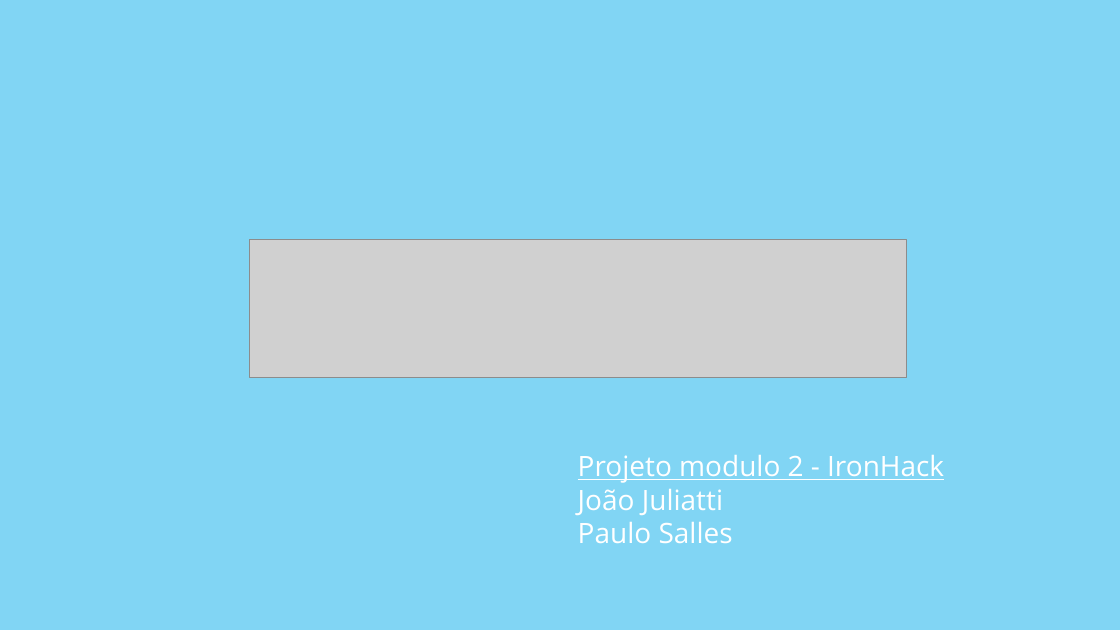
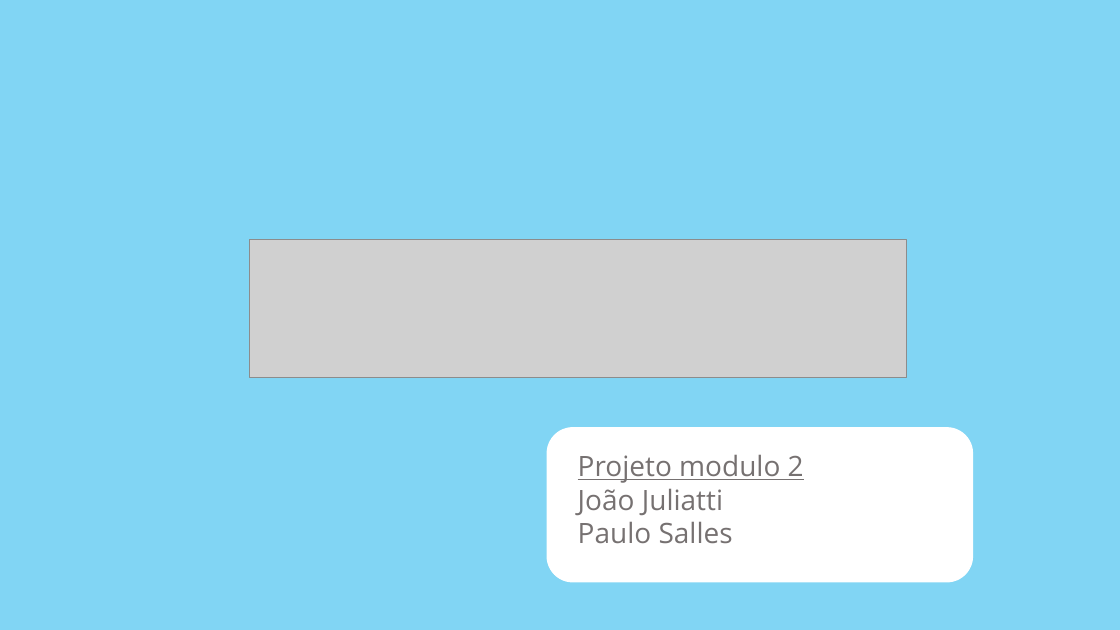
Before and after one commit to plsalles/Project2, a slide deck: slide 1 of Presentation1.pptx. Drawn at 1120x630 pixels with LibreOffice and Linux fonts; fonts in the diff are those of the drawing; grey boxes stand for pictures. Boxes give left, top, right and bottom in pixels: in the first picture for what was removed or moved away, otherwise in the second. Text is boxed around its words. In the diff, an @@ line names an element or a change of style, - is before the commit and + after.

```diff
--- a/Presentation1.pptx
+++ b/Presentation1.pptx
@@ rounded rectangle added at (x1=547, y1=428, x2=972, y2=581), fill #FFFFFF, outline #FFFFFF 1 pt @@
@@ text at (x1=578, y1=454, x2=804, y2=483): text changed; text colour #FFFFFF to #767171 @@
-Projeto modulo 2 - IronHack
+Projeto modulo 2
@@ text at (x1=578, y1=488, x2=733, y2=543): text colour #FFFFFF to #767171 in "João Juliatti", "Paulo Salles" @@
```
Also in this commit, not shown: 3 other slides changed, 6 other files.
